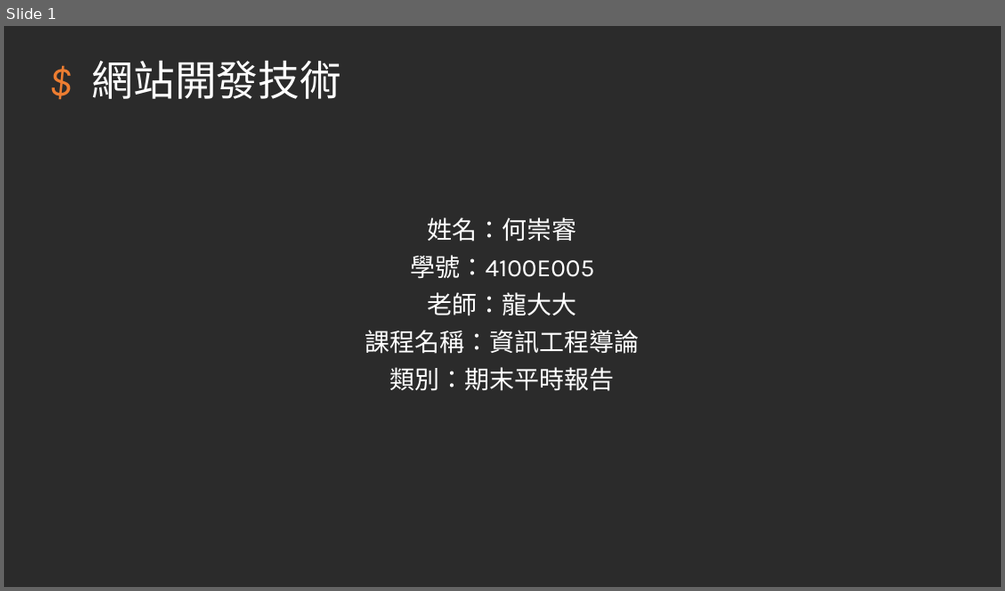
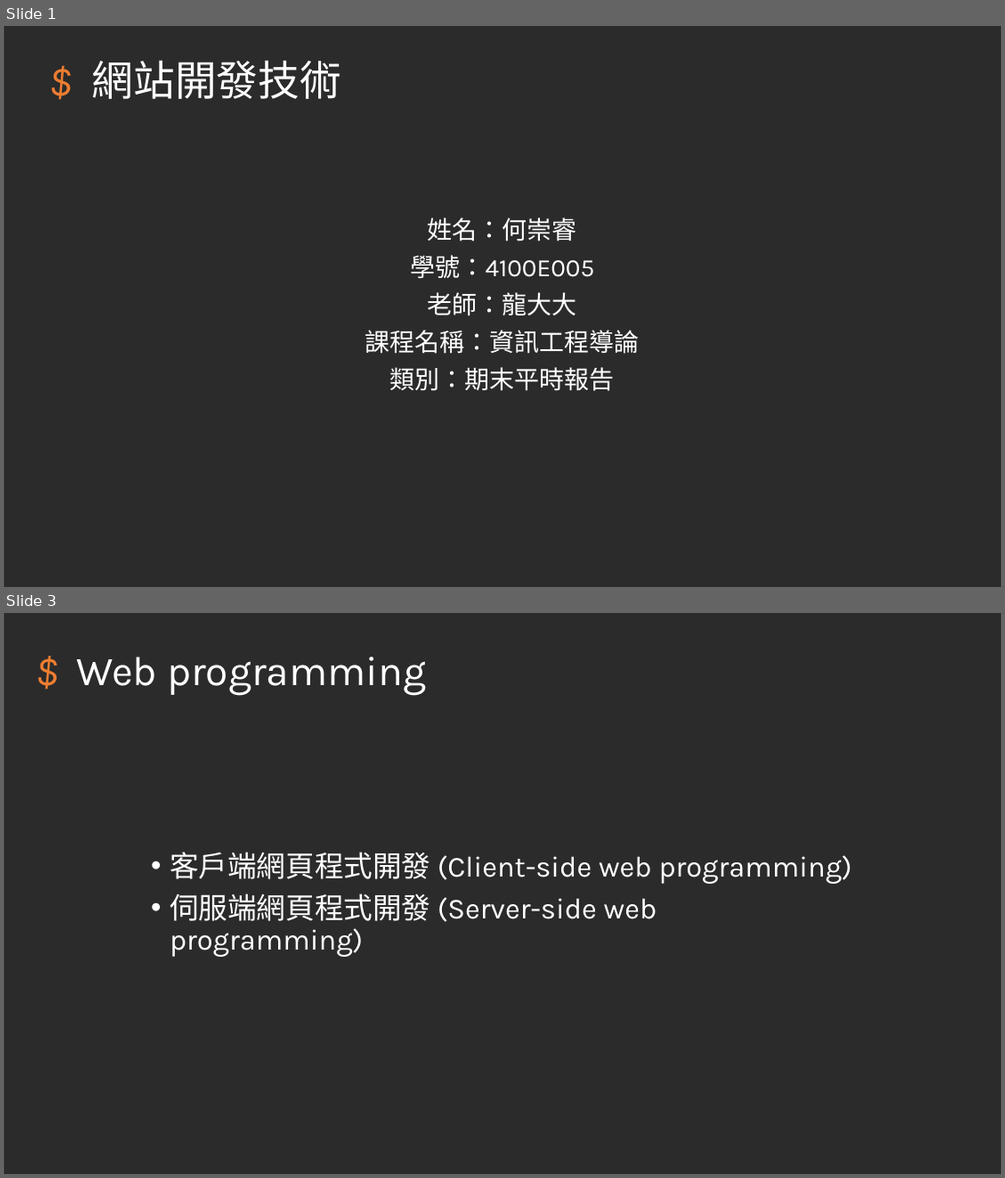
Before and after one commit to hehank/KSU_Class, a slide deck: 報告/網站開發技術_期末報告.pptm. Shown one above the other, each under a label of ours: slide 1 before the commit, slides 1 and 3 after it; the slides between them are not shown. The pictures are 1005x591 and 1005x1178 pixels, drawn with LibreOffice and Linux fonts; fonts in the diff are those of the drawing; background and template pictures are left out; a plain dark background stands for a picture behind light text. Boxes give left, top, right and bottom in pixels: in the first picture for what was removed or moved away, otherwise in the second. Text is boxed around its words. In the diff, an @@ line names an element or a change of style, - is before the commit and + after.

```diff
--- a/報告/網站開發技術_期末報告.pptm
+++ b/報告/網站開發技術_期末報告.pptm
@@ slide 3 added at (4,613,1001,1174), background picture (left out) @@
@@ title added at (76,657,426,695), 39.6 pt, text #FFFFFF @@
+$ Web programming
@@ text added at (170,852,852,957), 28 pt, text #FFFFFF @@
+• 客戶端網頁程式開發 (Client-side web programming)
+• 伺服端網頁程式開發 (Server-side web programming)
```
Also in this commit, not shown: 11 other slides added, 9 slides removed.
